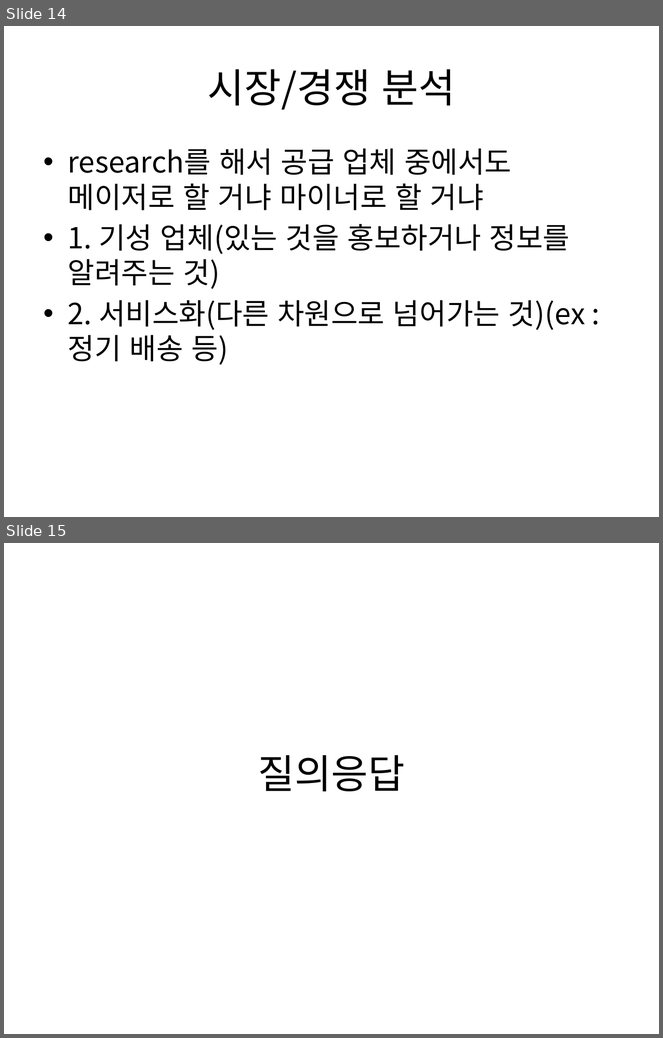
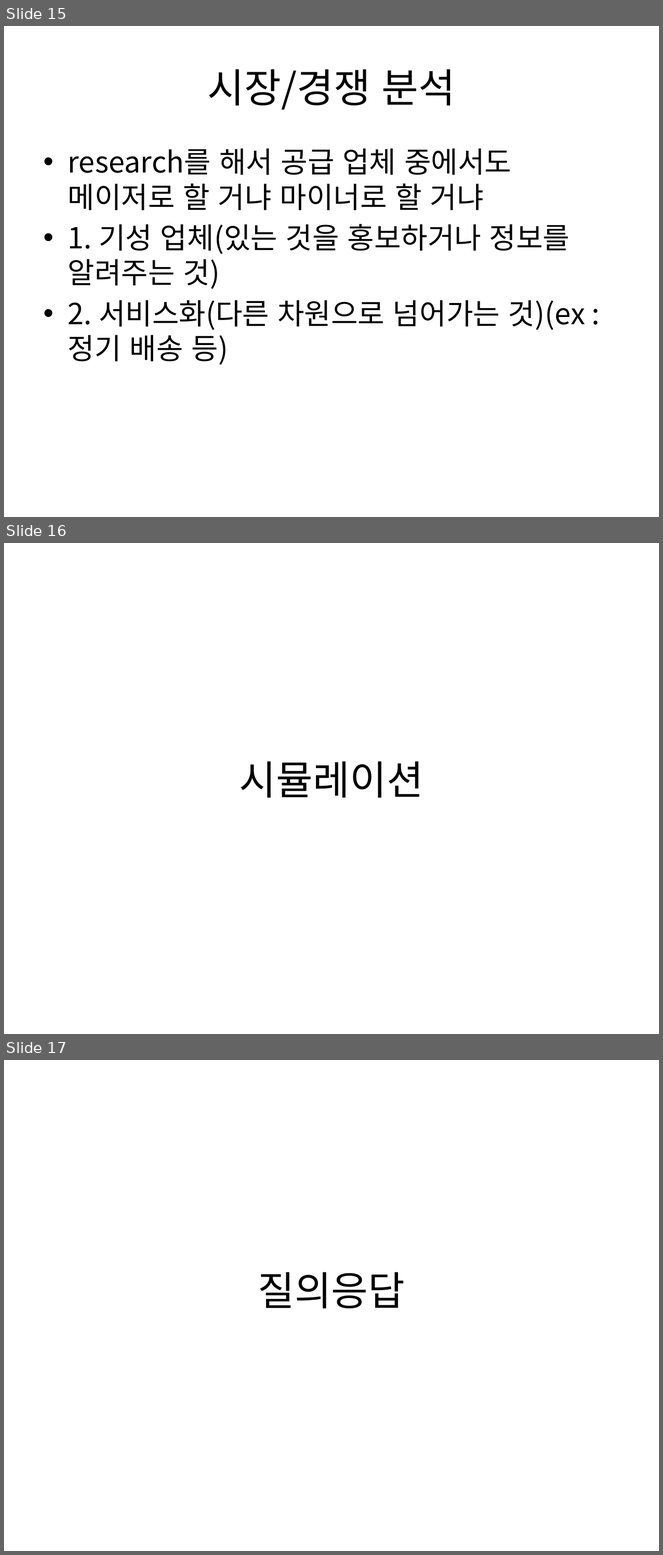
Before and after one commit to pasongsj/ideatone, a slide deck: ideatoneppt.pptx. Shown one above the other, each under a label of ours: slides 14 and 15 before the commit, slides 15, 16 and 17 after it. The pictures are 663x1038 and 663x1555 pixels, drawn with LibreOffice and Linux fonts; fonts in the diff are those of the drawing. Boxes give left, top, right and bottom in pixels: in the first picture for what was removed or moved away, otherwise in the second. Text is boxed around its words. In the diff, an @@ line names an element or a change of style, - is before the commit and + after.

```diff
--- a/ideatoneppt.pptx
+++ b/ideatoneppt.pptx
@@ slide 16 added at bbox=[4, 543, 659, 1034], background #FFFFFF @@
@@ title added at bbox=[240, 761, 424, 798], 44 pt, text #000000 @@
+시뮬레이션
@@ what was slide 14 is now slide 15 @@
@@ what was slide 15 is now slide 17 @@
```
Also in this commit, not shown: 1 slide changed, 1 other slide added, 1 other file.
